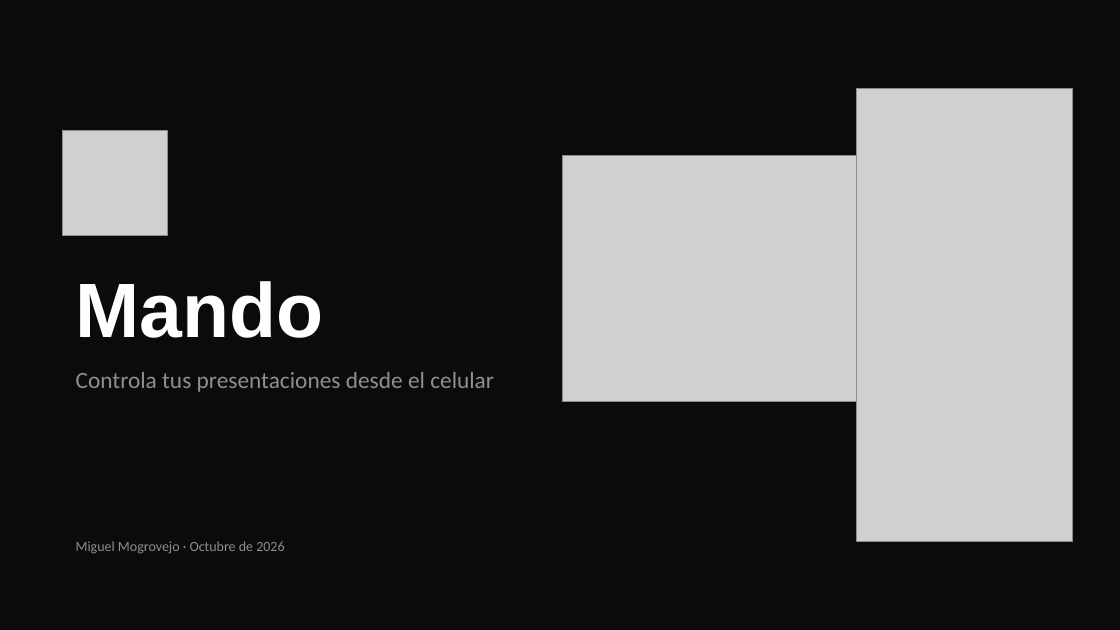
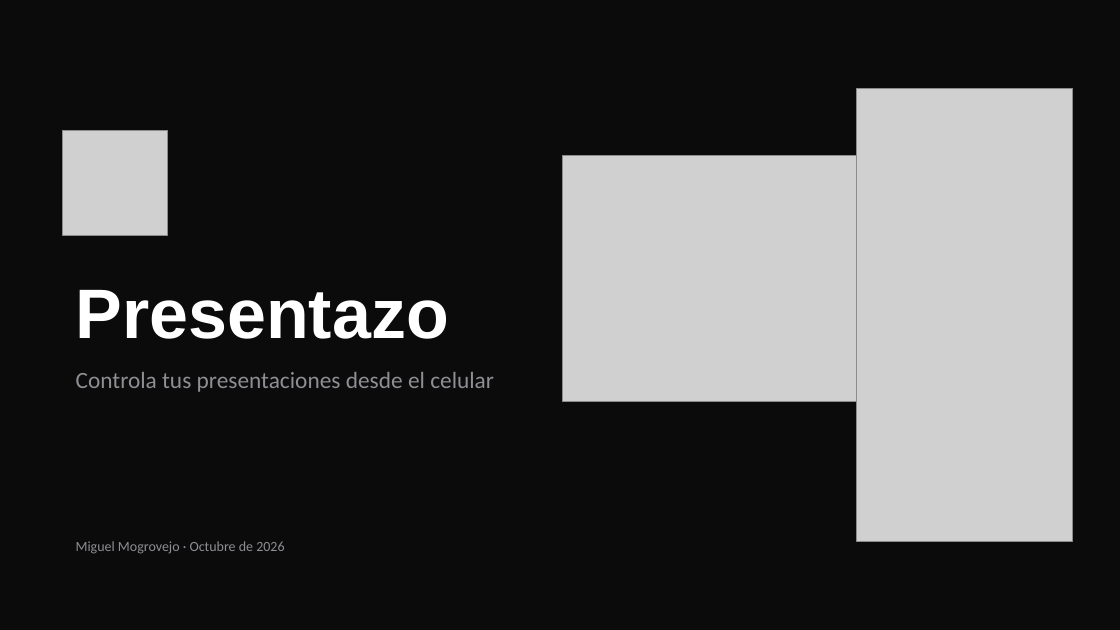
Before and after one commit to mjmc4498/mando, a slide deck: slide 1 of presentacion/mando.pptx. Drawn at 1120x630 pixels with LibreOffice and Linux fonts; fonts in the diff are those of the drawing; grey boxes stand for pictures. Boxes give left, top, right and bottom in pixels: in the first picture for what was removed or moved away, otherwise in the second. Text is boxed around its words. In the diff, an @@ line names an element or a change of style, - is before the commit and + after.

```diff
--- a/presentacion/mando.pptx
+++ b/presentacion/mando.pptx
@@ title at bbox=[76, 290, 449, 339]: text changed; size 66 to 60 pt @@
-Mando
+Presentazo
```
Also in this commit, not shown: 13 other slides changed, 1 other file.
